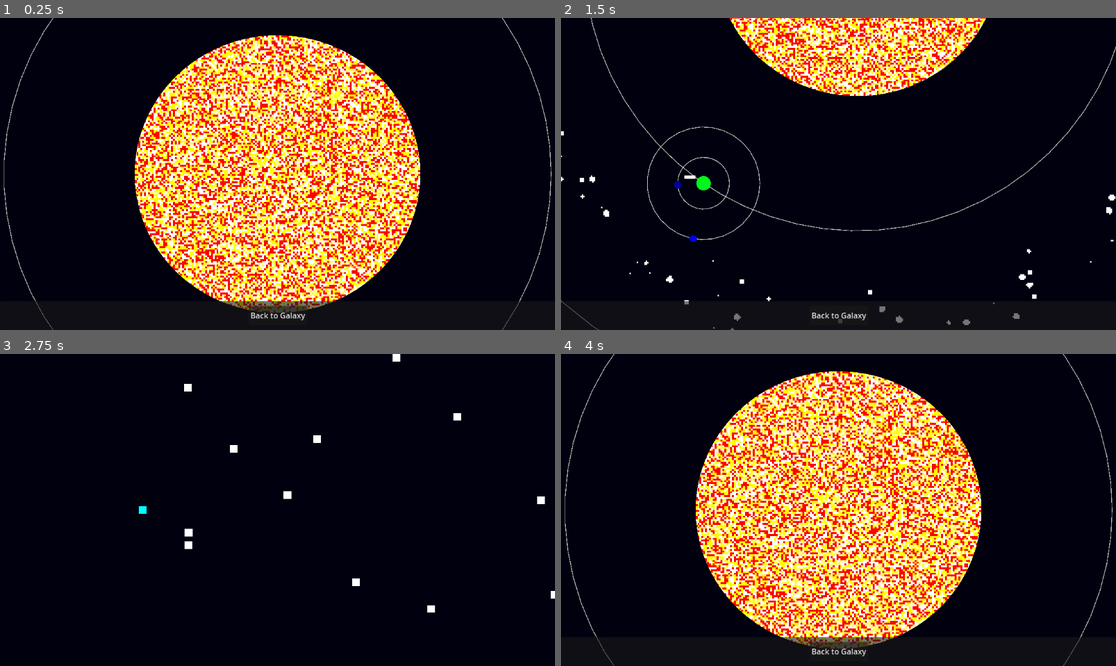
Above: before the commit, frames 1-4 (two rows, left to right).
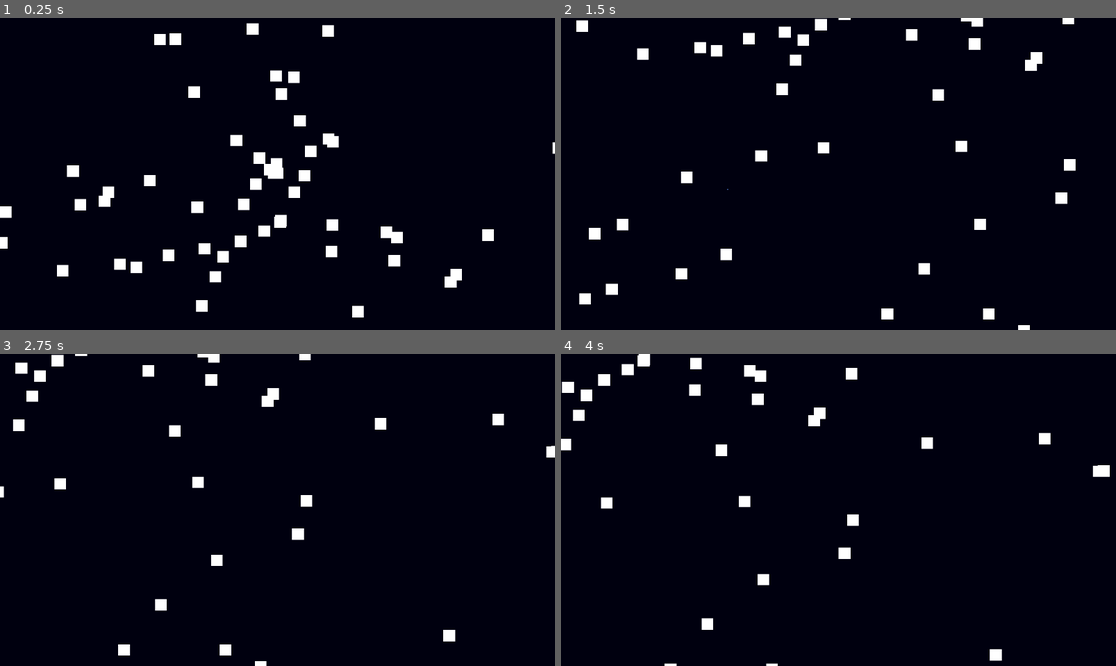
Above: after the commit, the same moments.

Repository: indifferenteye/hegswarm
Game: Godot game, scene res://scenes/galaxy.tscn
Two runs of this game, one before a commit and one after it. Both use one fixed random seed, a clock stepped at 60 frames per second and the inputs below.
Inputs (mouse positions are in pixels of both pictures, inside the frame that each line leads up to):
- Up to frame 1 (0.25 s): no input
- Up to frame 2 (1.5 s): tap Enter at 0.5 s; move the mouse to (960, 158) at 0.52 s; hold S (camera_move_down) 0.53-1.28 s; click (960, 158) at 0.67 s; move the mouse to (727, 189) at 1.27 s; tap A (camera_move_left) at 1.35 s; click (727, 189) at 1.42 s
- Up to frame 3 (2.75 s): tap Space (toggle_star_system) at 2 s; move the mouse to (333, 441) at 2.02 s; hold D (camera_move_right) from 2.03 s (still down); click (333, 441) at 2.17 s
- Up to frame 4 (4 s): move the mouse to (1115, 594) at 2.77 s; release D (camera_move_right) at 2.78 s; tap W (camera_move_up) at 2.85 s; click (1115, 594) at 2.92 s; tap Enter at 3.5 s; move the mouse to (1115, 566) at 3.52 s; hold Space (toggle_star_system) from 3.53 s (still down); click (1115, 566) at 3.67 s

The runs differ from the first frame. In frame 1, 38% of the frame differs, in the area x 0-100%, y 0-100%; in frame 2, 12%; in frame 3, 2.4%; in frame 4, 38%.
Error after the commit: Parse Error: Cannot infer the type of "path" variable because the value doesn't have a set type. (res://scripts/world/drone_manager.gd:94)

Commit message:
Preserve carrier drones across scenes

Diff:
--- a/scripts/world/drone_manager.gd
+++ b/scripts/world/drone_manager.gd
@@ -7,7 +7,7 @@
 ## galaxy, star system and space scenes.
 ##
 
-var system_drone_positions: Array = []
+var system_drone_data: Array = []
 var star_drone_counts: Dictionary = {}
 var space_drone_positions: Array = []
 
@@ -16,11 +16,15 @@
 func record_space_drones(space_node: Node2D) -> void:
     var BeltManager = preload("res://scripts/utils/belt_manager.gd")
     BeltManager.record_belt_state(space_node, space_node.drone_scene)
-    var positions: Array = []
+    var data: Array = []
     for d in space_node.get_tree().get_nodes_in_group("drone"):
         if "storage_capacity" in d and d.storage_capacity > 0.0:
-            positions.append(Globals.space_origin + d.position / 10)
-    system_drone_positions = positions
+            var entry := {
+                "pos": Globals.space_origin + d.position / 10,
+                "path": d.get_meta("scene_path", space_node.drone_scene.resource_path)
+            }
+            data.append(entry)
+    system_drone_data = data
 
 func spawn_space_drones(space_node: Node2D) -> void:
     if space_node.drone_scene == null:
@@ -85,13 +89,17 @@
     if drone_scene == null or planets.is_empty():
         return
     manager.path_lines.clear()
-    if system_drone_positions.size() > 0:
-        for pos in system_drone_positions:
-            var d: Node2D = drone_scene.instantiate()
+    if system_drone_data.size() > 0:
+        for info in system_drone_data:
+            var path := info.get("path", drone_scene.resource_path)
+            var scene := load(path)
+            if scene == null:
+                continue
+            var d: Node2D = scene.instantiate()
             manager.add_child(d)
             d.add_to_group("drone")
-            d.set_meta("scene_path", drone_scene.resource_path)
-            d.position = pos
+            d.set_meta("scene_path", path)
+            d.position = info.get("pos", Vector2.ZERO)
             manager.drones.append(d)
             manager.drone_targets.append(d.position)
             var line: Node2D = PathLine.new()
@@ -99,7 +107,7 @@
             line.visible = false
             manager.add_child(line)
             manager.path_lines.append(line)
-        system_drone_positions = []
+        system_drone_data = []
         Globals.entering_drone_count = 0
         return
     var count := Globals.entering_drone_count
